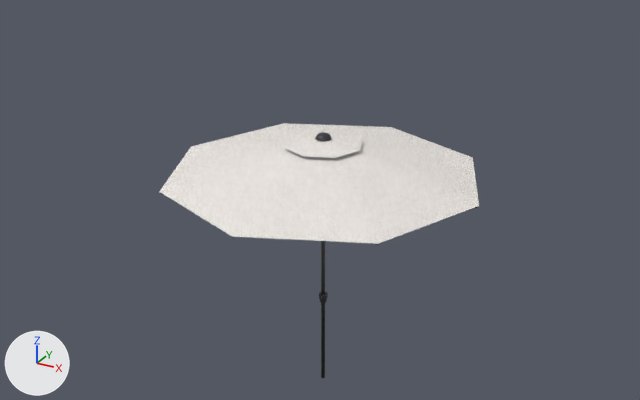
The Blender file parasolconfigurator/stuff/parasol3.blend as it was, and as the next commit left it.
One viewpoint serves both versions: a camera (50 mm lens) standing at (3.63, -6.67, 5.3) and looking at (-0.06, 0.04, 1.95). Every picture has the same lights, and +X, +Y and +Z are marked at lower left.
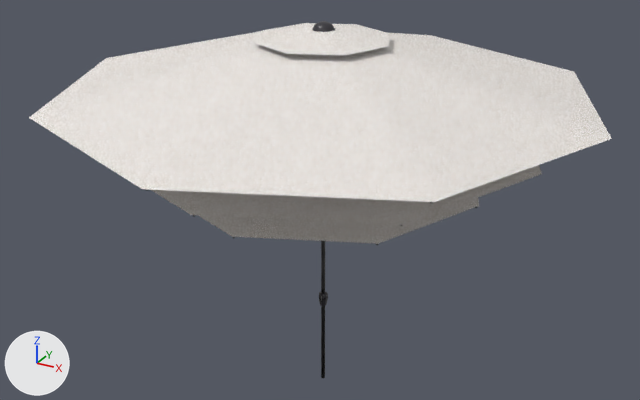
The change, as a diff of the scene's bpy script:
```diff
--- a/parasolconfigurator/stuff/parasol3.blend.py
+++ b/parasolconfigurator/stuff/parasol3.blend.py
@@ ob_top_support_022 @@
+ob_top_support_022 = bpy.data.objects.new('top-support.022', me_cube_005)
+ob_top_support_022.parent = ob_top_holder_002
+ob_top_support_022.matrix_parent_inverse = Matrix(((1.0, 0.0, 0.0, -0.0000906), (0.0, 1.0, 0.0, 0.0), (0.0, 0.0, 1.0, -2.56), (0.0, 0.0, 0.0, 1.0)))
+ob_top_support_022.location = (0.0151, -0.0152, 2.567)
+ob_top_support_022.rotation_euler = (0.0, -0.232, -3.927)  # degrees (0, -13, -225)
+ob_top_support_022.scale = (1.67, 1.0, 1.0)
@@ ob_top_holder_002 @@
+ob_top_holder_002 = bpy.data.objects.new('top-holder.002', me_circle_011)
+ob_top_holder_002.parent = ob_pole_002
+ob_top_holder_002.matrix_parent_inverse = Matrix(((1.0, 0.0, 0.0, 0.0), (0.0, 1.0, 0.0, 0.0), (0.0, 0.0, 0.718, 0.0), (0.0, 0.0, 0.0, 1.0)))
+ob_top_holder_002.location = (0.0000906, 0.0, 3.56)
@@ ob_pole_002 @@
+ob_pole_002 = bpy.data.objects.new('pole.002', me_cylinder_001)
+ob_pole_002.location = (0.0, 0.0, 0.0)
+ob_pole_002.scale = (1.0, 1.0, 1.39)
@@ ob_cloth_big_002 @@
+ob_cloth_big_002 = bpy.data.objects.new('cloth-big.002', me_circle_007)
+ob_cloth_big_002.parent = ob_top_holder_002
+ob_cloth_big_002.matrix_parent_inverse = Matrix(((1.0, 0.0, 0.0, -0.0000906), (0.0, 1.0, 0.0, 0.0), (0.0, 0.0, 1.0, -2.56), (0.0, 0.0, 0.0, 1.0)))
+ob_cloth_big_002.location = (0.0, 0.0, 2.58)
+ob_cloth_big_002.scale = (1.67, 1.67, 1.67)
@@ ob_cloth_small_002 @@
+ob_cloth_small_002 = bpy.data.objects.new('cloth-small.002', me_circle_004)
+ob_cloth_small_002.parent = ob_top_holder_002
+ob_cloth_small_002.matrix_parent_inverse = Matrix(((1.0, 0.0, 0.0, -0.0000906), (0.0, 1.0, 0.0, 0.0), (0.0, 0.0, 1.0, -2.56), (0.0, 0.0, 0.0, 1.0)))
+ob_cloth_small_002.location = (0.0, 0.0, 2.58)
+ob_cloth_small_002.scale = (1.67, 1.67, 1.67)
@@ ob_top_002 @@
+ob_top_002 = bpy.data.objects.new('top.002', me_plane_003)
+ob_top_002.parent = ob_top_holder_002
+ob_top_002.matrix_parent_inverse = Matrix(((1.0, 0.0, 0.0, -0.0000906), (0.0, 1.0, 0.0, 0.0), (0.0, 0.0, 1.0, -3.06), (0.0, 0.0, 0.0, 1.0)))
+ob_top_002.location = (0.0, 0.0, 3.101)
+ob_top_002.scale = (1.25, 1.25, 1.25)
@@ ob_top_support_014 @@
+ob_top_support_014 = bpy.data.objects.new('top-support.014', me_cube_005)
+ob_top_support_014.parent = ob_top_holder_001
+ob_top_support_014.matrix_parent_inverse = Matrix(((1.0, 0.0, 0.0, -0.0000906), (0.0, 1.0, 0.0, 0.0), (0.0, 0.0, 1.0, -2.56), (0.0, 0.0, 0.0, 1.0)))
+ob_top_support_014.location = (0.0151, -0.0152, 2.567)
+ob_top_support_014.rotation_euler = (0.0, -0.232, -3.927)  # degrees (0, -13, -225)
+ob_top_support_014.scale = (1.33, 1.0, 1.0)
@@ ob_top_holder_001 @@
+ob_top_holder_001 = bpy.data.objects.new('top-holder.001', me_circle_011)
+ob_top_holder_001.parent = ob_pole_001
+ob_top_holder_001.matrix_parent_inverse = Matrix(((1.0, 0.0, 0.0, 0.0), (0.0, 1.0, 0.0, 0.0), (0.0, 0.0, 0.833, 0.0), (0.0, 0.0, 0.0, 1.0)))
+ob_top_holder_001.location = (0.0000906, 0.0, 3.06)
@@ ob_pole_001 @@
+ob_pole_001 = bpy.data.objects.new('pole.001', me_cylinder_001)
+ob_pole_001.location = (0.0, 0.0, 0.0)
+ob_pole_001.scale = (1.0, 1.0, 1.2)
@@ ob_cloth_small_001 @@
+ob_cloth_small_001 = bpy.data.objects.new('cloth-small.001', me_circle_004)
+ob_cloth_small_001.parent = ob_top_holder_001
+ob_cloth_small_001.matrix_parent_inverse = Matrix(((1.0, 0.0, 0.0, -0.0000906), (0.0, 1.0, 0.0, 0.0), (0.0, 0.0, 1.0, -2.56), (0.0, 0.0, 0.0, 1.0)))
+ob_cloth_small_001.location = (0.0, 0.0, 2.58)
+ob_cloth_small_001.scale = (1.33, 1.33, 1.33)
```

Pixel boxes [x1, y1, x2, y2] of what changed, in the pictures (640 x 400 px):
'cloth-small.002', added
    after: [29, 29, 612, 202]
'cloth-small.001', added
    after: [152, 165, 542, 225]
'cloth-big.002', added
    after: [254, 23, 391, 55]
'top.002', added
    after: [313, 21, 335, 32]
'Circle', unchanged, covered by the edit
    before: [159, 123, 479, 244]
    after: [198, 198, 479, 244]
'Circle.001', unchanged, covered by the edit
    before: [284, 131, 362, 158]
